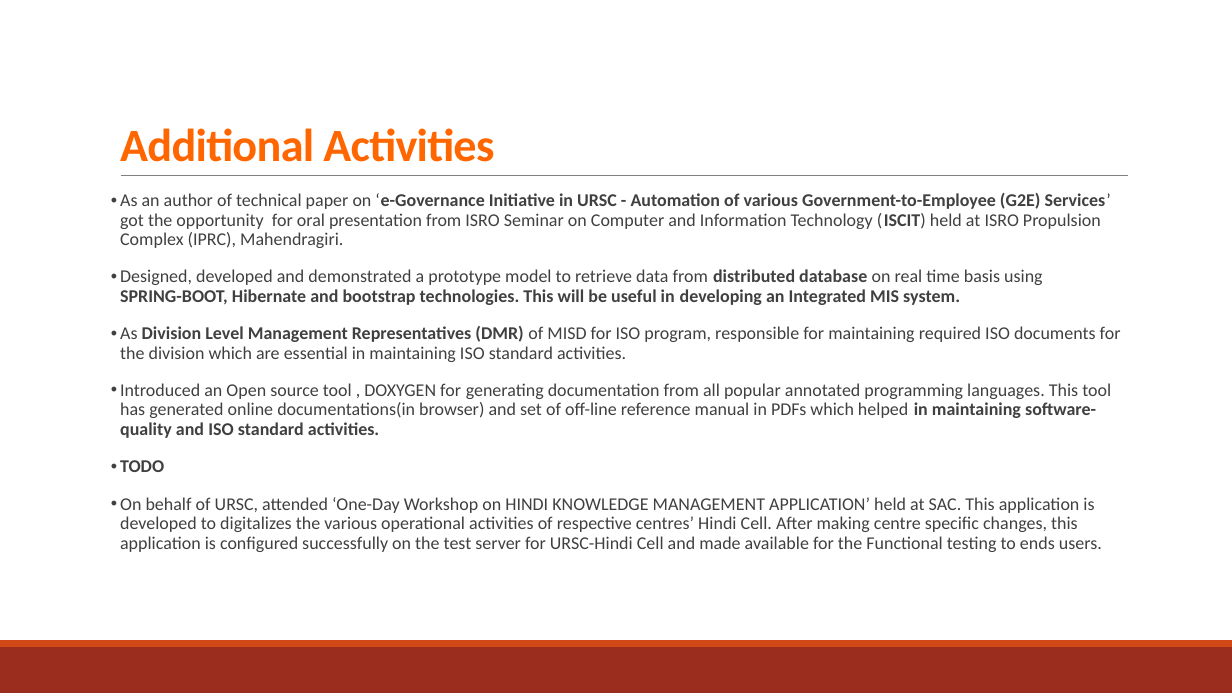
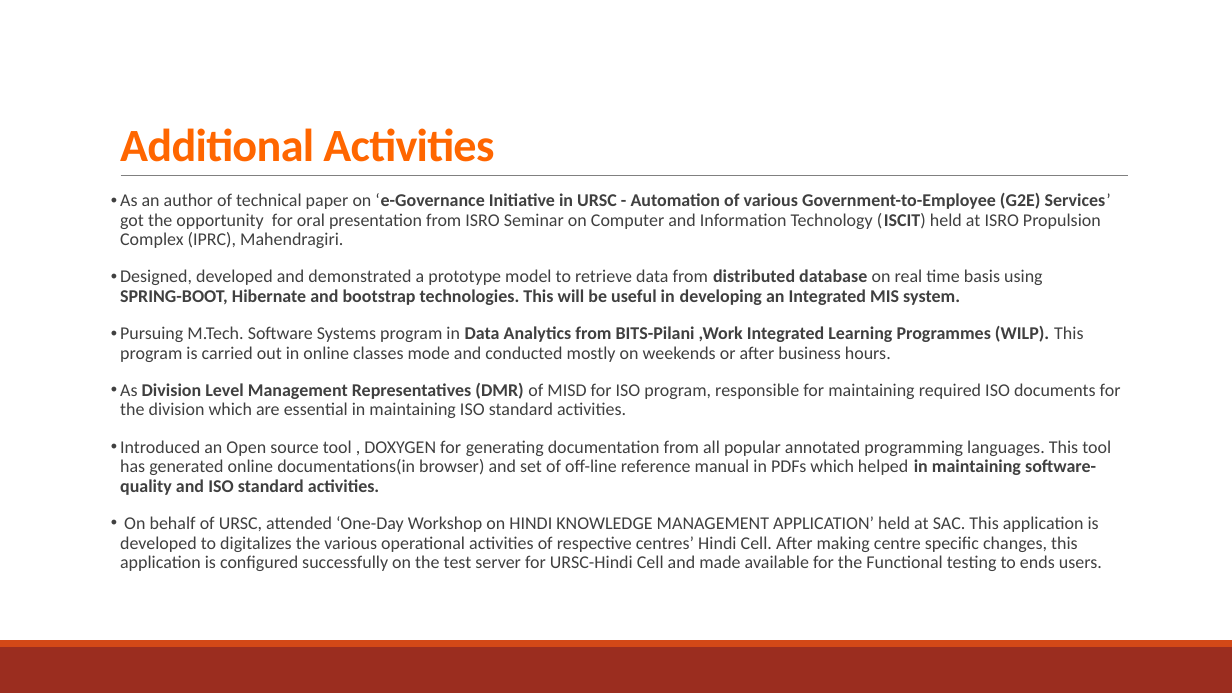
Before and after one commit to NavdeepGarg/DPC_Repo, a slide deck: slide 6 of handOutSources/navdeep.pptx. Drawn at 1232x693 pixels with LibreOffice and Linux fonts; fonts in the diff are those of the drawing. Boxes give left, top, right and bottom in pixels: in the first picture for what was removed or moved away, otherwise in the second. Text is boxed around its words. In the diff, an @@ line names an element or a change of style, - is before the commit and + after.

```diff
--- a/handOutSources/navdeep.pptx
+++ b/handOutSources/navdeep.pptx
@@ text at [120,326,1083,362]: paragraph added @@
+• Pursuing M.Tech. Software Systems program in Data Analytics from BITS-Pilani ,Work Integrated Learning Programmes (WILP). This program is carried out in online classes mode and conducted mostly on weekends or after business hours.
@@ text at [120,460,164,472]: paragraph removed @@
-• TODO
```
Also in this commit, not shown: 1 other slide changed.
